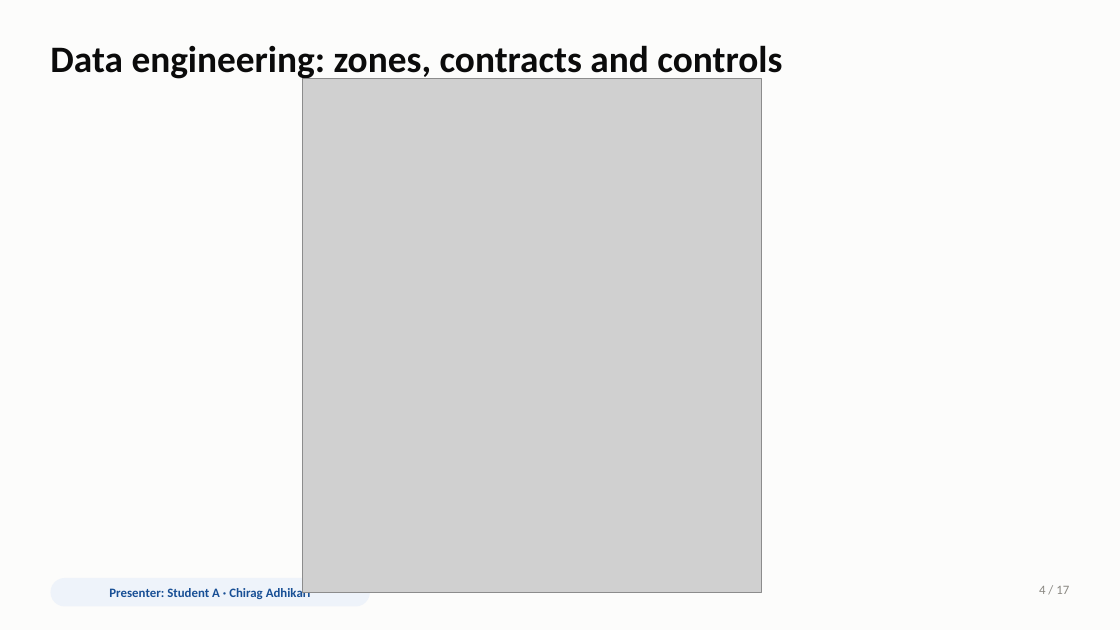
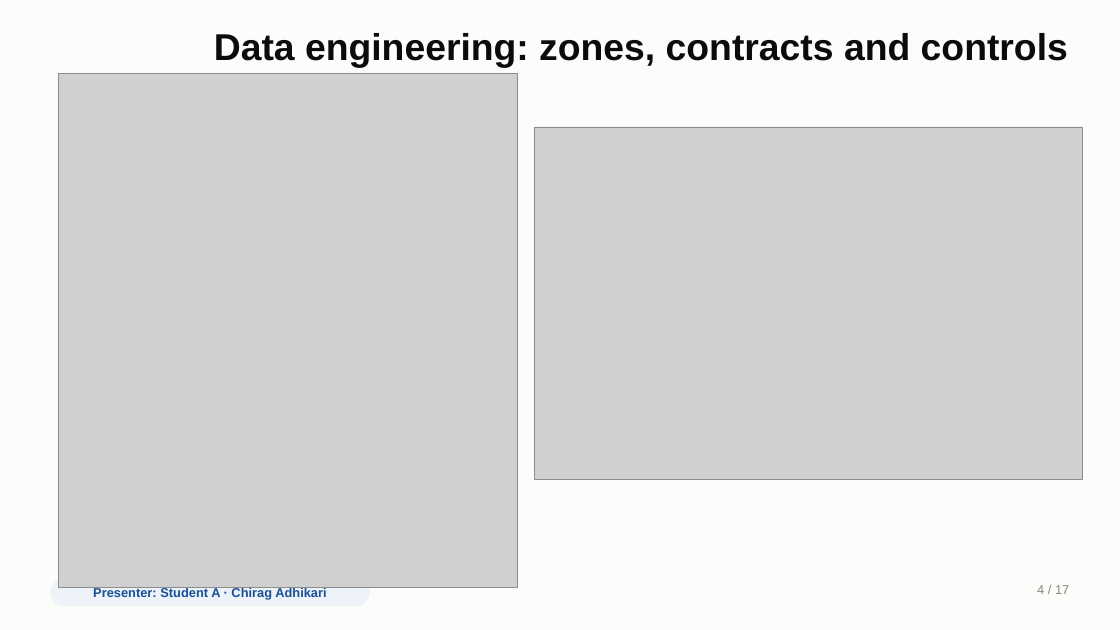
Before and after one commit to zalkimanohar/DataManagement, a slide deck: slide 4 of F1_Data_Management_Presentation 2.ppt. Drawn at 1120x630 pixels with LibreOffice and Linux fonts; fonts in the diff are those of the drawing; grey boxes stand for pictures. Boxes give left, top, right and bottom in pixels: in the first picture for what was removed or moved away, otherwise in the second. Text is boxed around its words. In the diff, an @@ line names an element or a change of style, - is before the commit and + after.

Commit message:
Add files via upload
Updates Slides

```diff
--- a/F1_Data_Management_Presentation 2.ppt
+++ b/F1_Data_Management_Presentation 2.ppt
@@ text "Data engineering: zones, contracts and ...": place and size @@
-text "Data engineering: zones, contracts and ..." at <box>50,45,782,82</box>
+text "Data engineering: zones, contracts and ..." at <box>214,33,1068,68</box>
@@ text "Data engineering: zones, contracts and ..." at <box>214,33,1068,68</box>: font Calibri to Arial; alignment left to right @@
@@ picture: place and size @@
-picture at <box>303,79,761,592</box>
+picture at <box>59,74,517,587</box>
@@ picture added at <box>535,127,1082,479</box> @@
@@ text "Presenter: Student A · Chirag ..." at <box>93,587,326,600</box>: font Calibri to Arial @@
@@ text "4 / 17" at <box>1037,585,1069,594</box>: font Calibri to Arial @@
```
Also in this commit, not shown: 16 other slides changed, 1 slide added.
